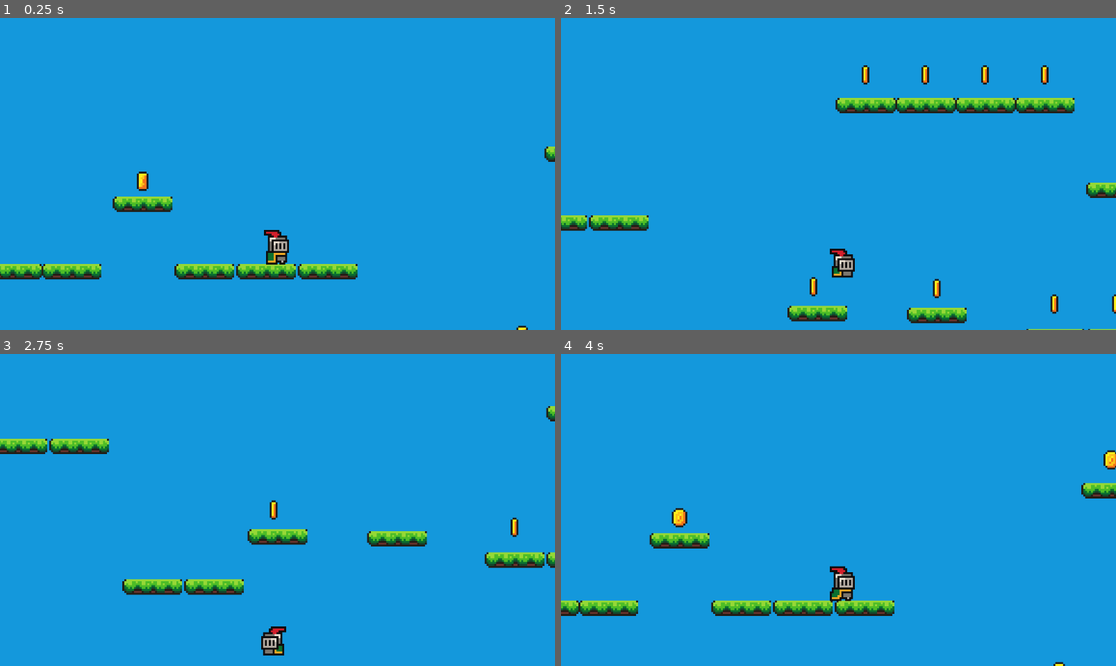
Above: before the commit, frames 1-4 (two rows, left to right).
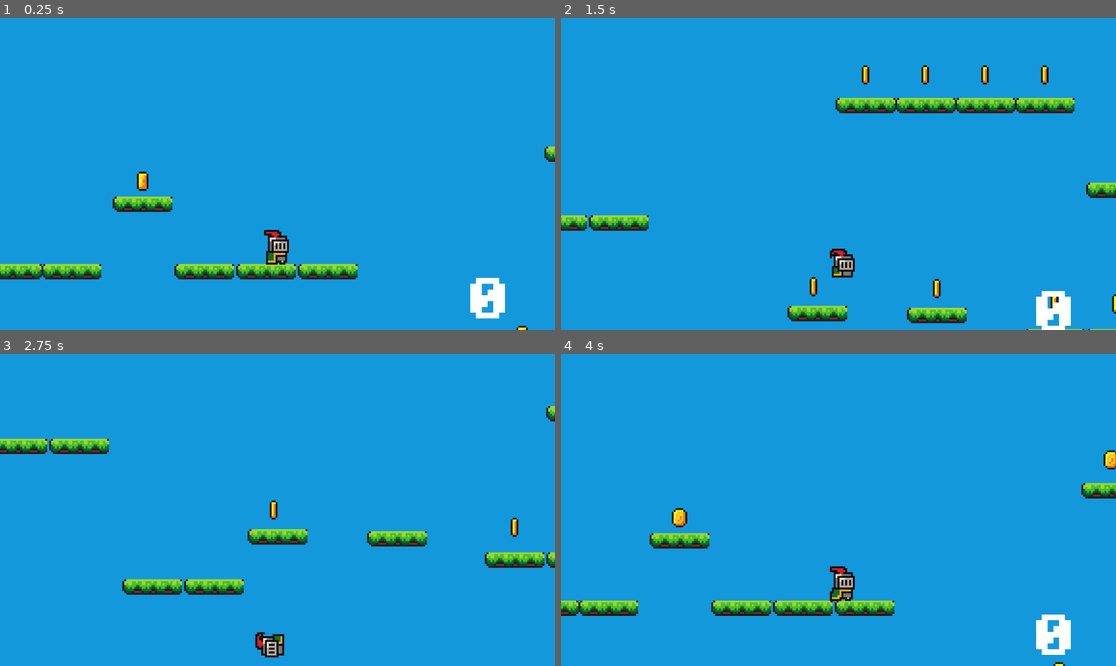
Above: after the commit, the same moments.

Repository: saidasulik/prg1
Game: Godot game, scene res://scenes/game.tscn
Two runs of this game, one before a commit and one after it. Both use one fixed random seed, a clock stepped at 60 frames per second and the inputs below.
Inputs:
- Up to frame 1 (0.25 s): no input
- Up to frame 2 (1.5 s): hold D (right) from 0.53 s (still down); tap Space (jump) at 0.77 s
- Up to frame 3 (2.75 s): tap Space (jump) at 1.52 s; release D (right) at 2.03 s; hold A (left) from 2.03 s (still down)
- Up to frame 4 (4 s): release A (left) at 2.78 s; hold D (right) from 2.78 s (still down); tap Space (jump) at 3.02, 3.77 s

The runs differ from the first frame. In frame 1, 0.6% of the frame differs, in the area x 84-91%, y 83-97%; in frame 2, 0.6%; in frame 3, 0.3%; in frame 4, 0.6%.

Commit message:
final vertion

Diff:
--- /dev/null
+++ b/default_bus_layout.tres
@@ -0,0 +1,15 @@
+[gd_resource type="AudioBusLayout" format=3 uid="uid://brkdk7vrljyil"]
+
+[resource]
+bus/1/name = &"Music"
+bus/1/solo = false
+bus/1/mute = false
+bus/1/bypass_fx = false
+bus/1/volume_db = 0.0
+bus/1/send = &"Master"
+bus/2/name = &"Effects"
+bus/2/solo = false
+bus/2/mute = false
+bus/2/bypass_fx = false
+bus/2/volume_db = 0.0
+bus/2/send = &"Master"
--- a/project.godot
+++ b/project.godot
@@ -14,6 +14,14 @@
 run/main_scene="uid://b32slsrph8m4y"
 config/features=PackedStringArray("4.6", "Forward Plus")
 config/icon="res://icon.svg"
+
+[audio]
+
+buses/default_bus_layout="uid://brkdk7vrljyil"
+
+[autoload]
+
+Audio="*uid://br6ofp8m3vw2s"
 
 [input]
 
--- /dev/null
+++ b/scenes/audio.tscn
@@ -0,0 +1,8 @@
+[gd_scene format=3 uid="uid://br6ofp8m3vw2s"]
+
+[ext_resource type="AudioStream" uid="uid://bw0oat0yvmos5" path="res://assets/music/time_for_adventure.mp3" id="1_6n3bj"]
+
+[node name="Audio" type="AudioStreamPlayer2D" unique_id=2064078822]
+stream = ExtResource("1_6n3bj")
+autoplay = true
+bus = &"Music"
--- a/scenes/coin_2d.tscn
+++ b/scenes/coin_2d.tscn
@@ -2,6 +2,7 @@
 
 [ext_resource type="Texture2D" uid="uid://cj5o14tmsgiy1" path="res://assets/sprites/coin.png" id="1_riiwc"]
 [ext_resource type="Script" uid="uid://3qvys3bkkwjs" path="res://scripts/coin_2d.gd" id="2_6t8f6"]
+[ext_resource type="AudioStream" uid="uid://d37uchovhfbjg" path="res://assets/sounds/coin.wav" id="3_k0d28"]
 
 [sub_resource type="AtlasTexture" id="AtlasTexture_6t8f6"]
 atlas = ExtResource("1_riiwc")
@@ -98,6 +99,104 @@
 [sub_resource type="CircleShape2D" id="CircleShape2D_y4gny"]
 radius = 7.0
 
+[sub_resource type="Animation" id="Animation_k0d28"]
+length = 0.001
+tracks/0/type = "value"
+tracks/0/imported = false
+tracks/0/enabled = true
+tracks/0/path = NodePath("coin/AnimatedSprite2D:visible")
+tracks/0/interp = 1
+tracks/0/loop_wrap = true
+tracks/0/keys = {
+"times": PackedFloat32Array(0),
+"transitions": PackedFloat32Array(1),
+"update": 1,
+"values": [true]
+}
+tracks/1/type = "value"
+tracks/1/imported = false
+tracks/1/enabled = true
+tracks/1/path = NodePath("coin/CollisionShape2D:disabled")
+tracks/1/interp = 1
+tracks/1/loop_wrap = true
+tracks/1/keys = {
+"times": PackedFloat32Array(0),
+"transitions": PackedFloat32Array(1),
+"update": 1,
+"values": [false]
+}
+tracks/2/type = "value"
+tracks/2/imported = false
+tracks/2/enabled = true
+tracks/2/path = NodePath("coin/AudioCoin:playing")
+tracks/2/interp = 1
+tracks/2/loop_wrap = true
+tracks/2/keys = {
+"times": PackedFloat32Array(0),
+"transitions": PackedFloat32Array(1),
+"update": 1,
+"values": [false]
+}
+
+[sub_resource type="Animation" id="Animation_n0nbj"]
+resource_name = "getcoin_animation"
+tracks/0/type = "value"
+tracks/0/imported = false
+tracks/0/enabled = true
+tracks/0/path = NodePath("coin/AnimatedSprite2D:visible")
+tracks/0/interp = 1
+tracks/0/loop_wrap = true
+tracks/0/keys = {
+"times": PackedFloat32Array(0.03333336),
+"transitions": PackedFloat32Array(1),
+"update": 1,
+"values": [false]
+}
+tracks/1/type = "value"
+tracks/1/imported = false
+tracks/1/enabled = true
+tracks/1/path = NodePath("coin/CollisionShape2D:disabled")
+tracks/1/interp = 1
+tracks/1/loop_wrap = true
+tracks/1/keys = {
+"times": PackedFloat32Array(0.03333336),
+"transitions": PackedFloat32Array(1),
+"update": 1,
+"values": [true]
+}
+tracks/2/type = "value"
+tracks/2/imported = false
+tracks/2/enabled = true
+tracks/2/path = NodePath("coin/AudioCoin:playing")
+tracks/2/interp = 1
+tracks/2/loop_wrap = true
+tracks/2/keys = {
+"times": PackedFloat32Array(0.03333336),
+"transitions": PackedFloat32Array(1),
+"update": 1,
+"values": [true]
+}
+tracks/3/type = "method"
+tracks/3/imported = false
+tracks/3/enabled = true
+tracks/3/path = NodePath("coin")
+tracks/3/interp = 1
+tracks/3/loop_wrap = true
+tracks/3/keys = {
+"times": PackedFloat32Array(1),
+"transitions": PackedFloat32Array(1),
+"values": [{
+"args": [],
+"method": &"queue_free"
+}]
+}
+
+[sub_resource type="AnimationLibrary" id="AnimationLibrary_dja2p"]
+_data = {
+&"RESET": SubResource("Animation_k0d28"),
+&"getcoin_animation": SubResource("Animation_n0nbj")
+}
+
 [node name="Node2D" type="Node2D" unique_id=2015141679]
 
 [node name="coin" type="Area2D" parent="." unique_id=1220413369]
@@ -112,4 +211,12 @@
 [node name="CollisionShape2D" type="CollisionShape2D" parent="coin" unique_id=850093955]
 shape = SubResource("CircleShape2D_y4gny")
 
+[node name="AudioCoin" type="AudioStreamPlayer2D" parent="coin" unique_id=1636356988]
+stream = ExtResource("3_k0d28")
+bus = &"Effects"
+
+[node name="AnimationPlayer" type="AnimationPlayer" parent="coin" unique_id=1694585371]
+root_node = NodePath("../..")
+libraries/ = SubResource("AnimationLibrary_dja2p")
+
 [connection signal="body_entered" from="coin" to="coin" method="_on_coin_body_entered"]
--- a/scenes/game.tscn
+++ b/scenes/game.tscn
@@ -1,6 +1,8 @@
 [gd_scene format=3 uid="uid://b32slsrph8m4y"]
 
+[ext_resource type="Script" uid="uid://dadvff261s2ux" path="res://scripts/game_manager.gd" id="1_kvuet"]
 [ext_resource type="PackedScene" uid="uid://d1g2uy5cc3knt" path="res://scenes/player.tscn" id="1_lnu2h"]
+[ext_resource type="FontFile" uid="uid://ckrdfxdsl44i" path="res://assets/fonts/PixelOperator8.ttf" id="2_trtic"]
 [ext_resource type="PackedScene" uid="uid://ctdw4f446qnh7" path="res://scenes/fly_platform.tscn" id="4_lbhrr"]
 [ext_resource type="PackedScene" uid="uid://c42nkm0pxauc" path="res://scenes/coin_2d.tscn" id="4_u5sy4"]
 [ext_resource type="PackedScene" uid="uid://ch0a7swnrouyn" path="res://scenes/false_platform.tscn" id="5_iywne"]
@@ -11,6 +13,7 @@
 [ext_resource type="PackedScene" uid="uid://bxnbqj50hfeir" path="res://scenes/limit.tscn" id="10_kvpfn"]
 [ext_resource type="PackedScene" uid="uid://df1tlpxg0gsxr" path="res://scenes/frut_2d.tscn" id="10_vtaks"]
 [ext_resource type="PackedScene" uid="uid://betmc28qkhle5" path="res://scenes/red_frut_2d.tscn" id="11_kvpfn"]
+[ext_resource type="FontFile" uid="uid://cuekxqsx3w0xx" path="res://assets/fonts/PixelOperator8-Bold.ttf" id="13_trtic"]
 
 [sub_resource type="Animation" id="Animation_u5sy4"]
 length = 0.001
@@ -218,6 +221,18 @@
 
 [node name="game" type="Node2D" unique_id=1354023714]
 
+[node name="game_manager" type="Node2D" parent="." unique_id=1264937033]
+unique_name_in_owner = true
+script = ExtResource("1_kvuet")
+
+[node name="scorela" type="Label" parent="game_manager" unique_id=606926247]
+offset_left = -647.0
+offset_top = -82.0
+offset_right = -477.0
+offset_bottom = -59.0
+theme_override_fonts/font = ExtResource("2_trtic")
+text = "your money: 0"
+
 [node name="CharacterBody2D" parent="." unique_id=304856894 instance=ExtResource("1_lnu2h")]
 z_index = 1
 position = Vector2(-172, -84)
@@ -231,6 +246,15 @@
 limit_smoothed = true
 position_smoothing_enabled = true
 position_smoothing_speed = 30.0
+
+[node name="scorel" type="Label" parent="CharacterBody2D" unique_id=1166575977]
+offset_left = 131.0
+offset_top = 22.0
+offset_right = 171.0
+offset_bottom = 46.0
+theme_override_fonts/font = ExtResource("13_trtic")
+theme_override_font_sizes/font_size = 24
+text = "0"
 
 [node name="kill_zone" parent="." unique_id=1455925117 instance=ExtResource("7_u5sy4")]
 position = Vector2(129, 105)
@@ -489,3 +513,12 @@
 layer_0/tile_data = PackedInt32Array(65534, 0, 11, 131070, 0, 11, 131069, 0, 11, 131068, 0, 11, 131067, 0, 11, 131066,  …(23424 unchanged characters)…
 layer_1/name = "mid"
 layer_1/tile_data = PackedInt32Array(2, 393216, 1, 65534, 393216, 1, 3, 393216, 1, -196602, 0, 0, -196596, 0, 0)
+
+[node name="ayf" type="Label" parent="." unique_id=1108209826]
+offset_left = 822.0
+offset_top = 7.0
+offset_right = 983.0
+offset_bottom = 63.0
+theme_override_fonts/font = ExtResource("13_trtic")
+theme_override_font_sizes/font_size = 56
+text = "ayf"
--- a/scenes/player.tscn
+++ b/scenes/player.tscn
@@ -22,6 +22,22 @@
 [sub_resource type="AtlasTexture" id="AtlasTexture_jej6c"]
 atlas = ExtResource("1_3vyb7")
 region = Rect2(64, 160, 32, 32)
+
+[sub_resource type="AtlasTexture" id="AtlasTexture_wqfne"]
+atlas = ExtResource("1_3vyb7")
+region = Rect2(96, 160, 32, 32)
+
+[sub_resource type="AtlasTexture" id="AtlasTexture_wnwbv"]
+atlas = ExtResource("1_3vyb7")
+region = Rect2(128, 160, 32, 32)
+
+[sub_resource type="AtlasTexture" id="AtlasTexture_gl8cc"]
+atlas = ExtResource("1_3vyb7")
+region = Rect2(160, 160, 32, 32)
+
+[sub_resource type="AtlasTexture" id="AtlasTexture_487ah"]
+atlas = ExtResource("1_3vyb7")
+region = Rect2(192, 160, 32, 32)
 
 [sub_resource type="AtlasTexture" id="AtlasTexture_tuyoq"]
 atlas = ExtResource("1_3vyb7")
@@ -137,10 +153,22 @@
 "frames": [{
 "duration": 1.0,
 "texture": SubResource("AtlasTexture_jej6c")
+}, {
+"duration": 1.0,
+"texture": SubResource("AtlasTexture_wqfne")
+}, {
+"duration": 1.0,
+"texture": SubResource("AtlasTexture_wnwbv")
+}, {
+"duration": 1.0,
+"texture": SubResource("AtlasTexture_gl8cc")
+}, {
+"duration": 1.0,
+"texture": SubResource("AtlasTexture_487ah")
 }],
 "loop": true,
 "name": &"jump",
-"speed": 5.0
+"speed": 20.0
 }, {
 "frames": [{
 "duration": 1.0,
--- a/scripts/coin_2d.gd
+++ b/scripts/coin_2d.gd
@@ -1,16 +1,11 @@
 extends Area2D
-
+@onready var game_manager: Node2D = $"../../../game_manager"
+@onready var animation_player: AnimationPlayer = $AnimationPlayer
 
 # Called when the node enters the scene tree for the first time.
 func _ready() -> void:
 	print('монета' )
 
-
-# Called every frame. 'delta' is the elapsed time since the previous frame.
-func _process(delta: float) -> void:
-	pass
-
-
 func _on_coin_body_entered(body: Node2D) -> void:
-	print('нет монетки') # Replace with function body.
-	queue_free()
+	game_manager.add_point()
+	animation_player.play("getcoin_animation")
--- /dev/null
+++ b/scripts/game_manager.gd
@@ -0,0 +1,10 @@
+extends Node2D
+var score = 0
+@onready var scorela: Label = $scorela
+@onready var scorel: Label = $"../CharacterBody2D/scorel"
+
+
+func add_point():
+	score += 1
+	scorela.text = "your money: " + str(score)
+	scorel.text = str(score)
Not shown, changed: assets/music/time_for_adventure.mp3.import
Not shown, added: export_presets.cfg
Not shown, added: scripts/game_manager.gd.uid
